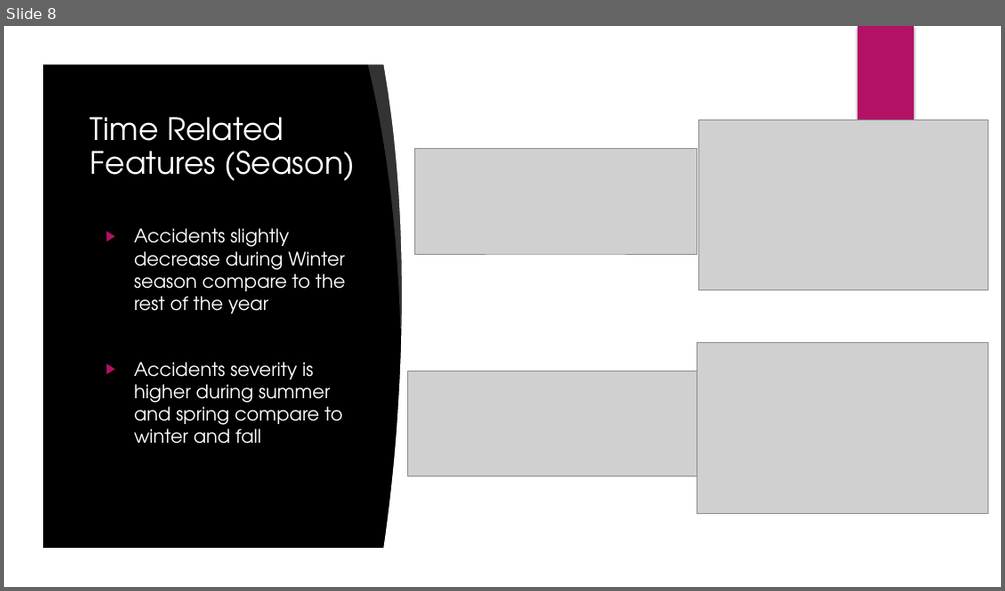
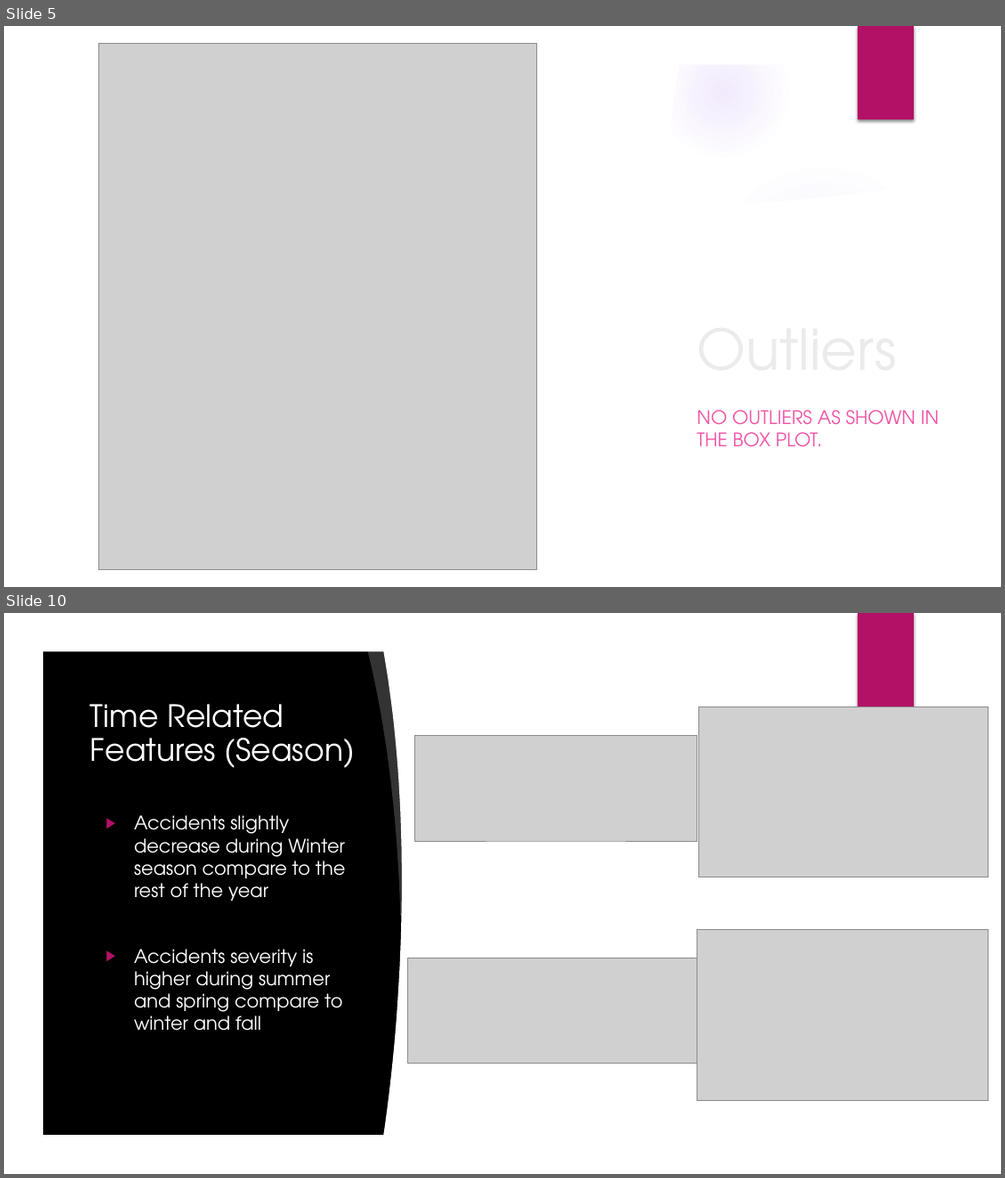
Before and after one commit to romer1979/Fatal-Accidents-in-UK-, a slide deck: Fatal Accidents in UK.pptx. Shown one above the other, each under a label of ours: slide 8 before the commit, slides 5 and 10 after it; the slides between them are not shown. The pictures are 1005x591 and 1005x1178 pixels, drawn with LibreOffice and Linux fonts; fonts in the diff are those of the drawing; grey boxes stand for pictures; background and template pictures are left out. Boxes give left, top, right and bottom in pixels: in the first picture for what was removed or moved away, otherwise in the second. Text is boxed around its words. In the diff, an @@ line names an element or a change of style, - is before the commit and + after.

```diff
--- a/Fatal Accidents in UK.pptx
+++ b/Fatal Accidents in UK.pptx
@@ slide 5 added at bbox=[4, 26, 1001, 587], background picture (left out); not listed: 5 template elements that a slide beside it also shows @@
@@ freeform shape added at bbox=[4, 26, 1001, 587], fill #FFFFFF @@
@@ picture added at bbox=[99, 43, 536, 570] @@
@@ rectangle added at bbox=[858, 26, 914, 119], fill #B31166 @@
@@ rectangle added at bbox=[39, 59, 593, 554], fill #FFFFFF @@
@@ freeform shape added at bbox=[578, 59, 680, 554], fill #FFFFFF @@
@@ freeform shape added at bbox=[639, 57, 696, 329], fill #FFFFFF at 20% opacity @@
@@ title added at bbox=[689, 127, 948, 386], 54 pt, text #EBEBEB @@
+Outliers
@@ freeform shape added at bbox=[697, 151, 970, 232], fill #FFFFFF at 20% opacity @@
@@ freeform shape added at bbox=[41, 178, 963, 549], fill #FFFFFF @@
@@ text added at bbox=[696, 410, 938, 447], 18 pt, text #EF53A5 @@
+NO OUTLIERS AS SHOWN IN THE BOX PLOT.
@@ what was slide 8 is now slide 10 @@
```
Also in this commit, not shown: 19 slides changed, 5 other slides added.
